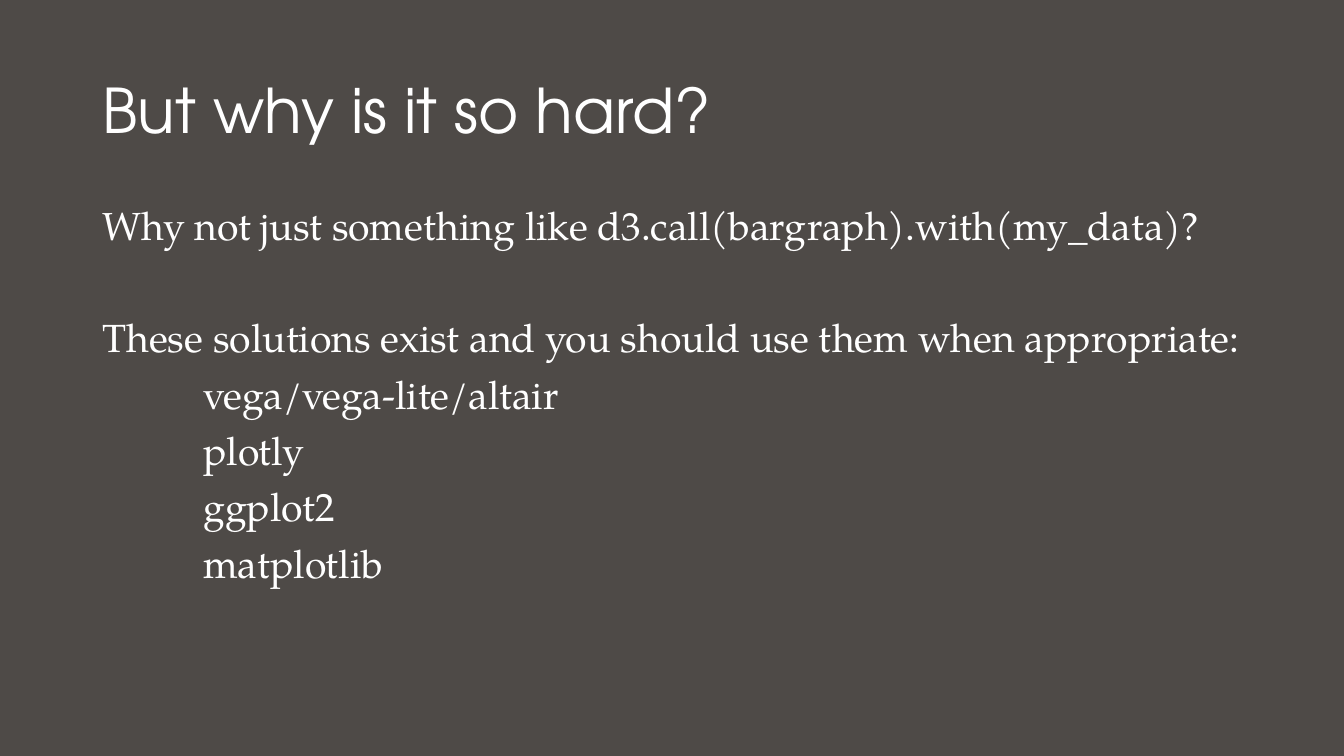
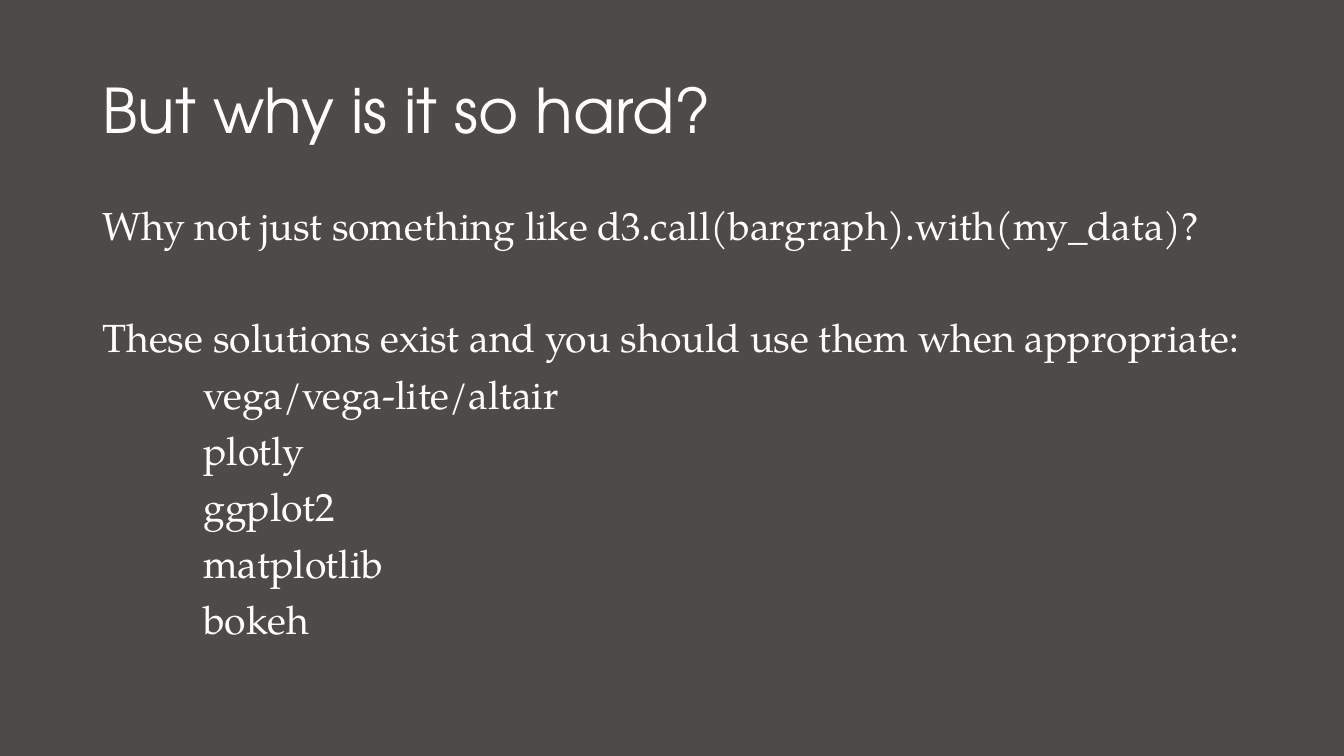
Before and after one commit to ageller/IDEAS_FSS-Vis, a slide deck: slide 11 of D3/introToD3.pptx. Drawn at 1344x756 pixels with LibreOffice and Linux fonts; fonts in the diff are those of the drawing. Boxes give left, top, right and bottom in pixels: in the first picture for what was removed or moved away, otherwise in the second. Text is boxed around its words. In the diff, an @@ line names an element or a change of style, - is before the commit and + after.

Commit message:
added bokeh to list

```diff
--- a/D3/introToD3.pptx
+++ b/D3/introToD3.pptx
@@ text at box(203, 605, 309, 635): paragraph added @@
+bokeh
```
